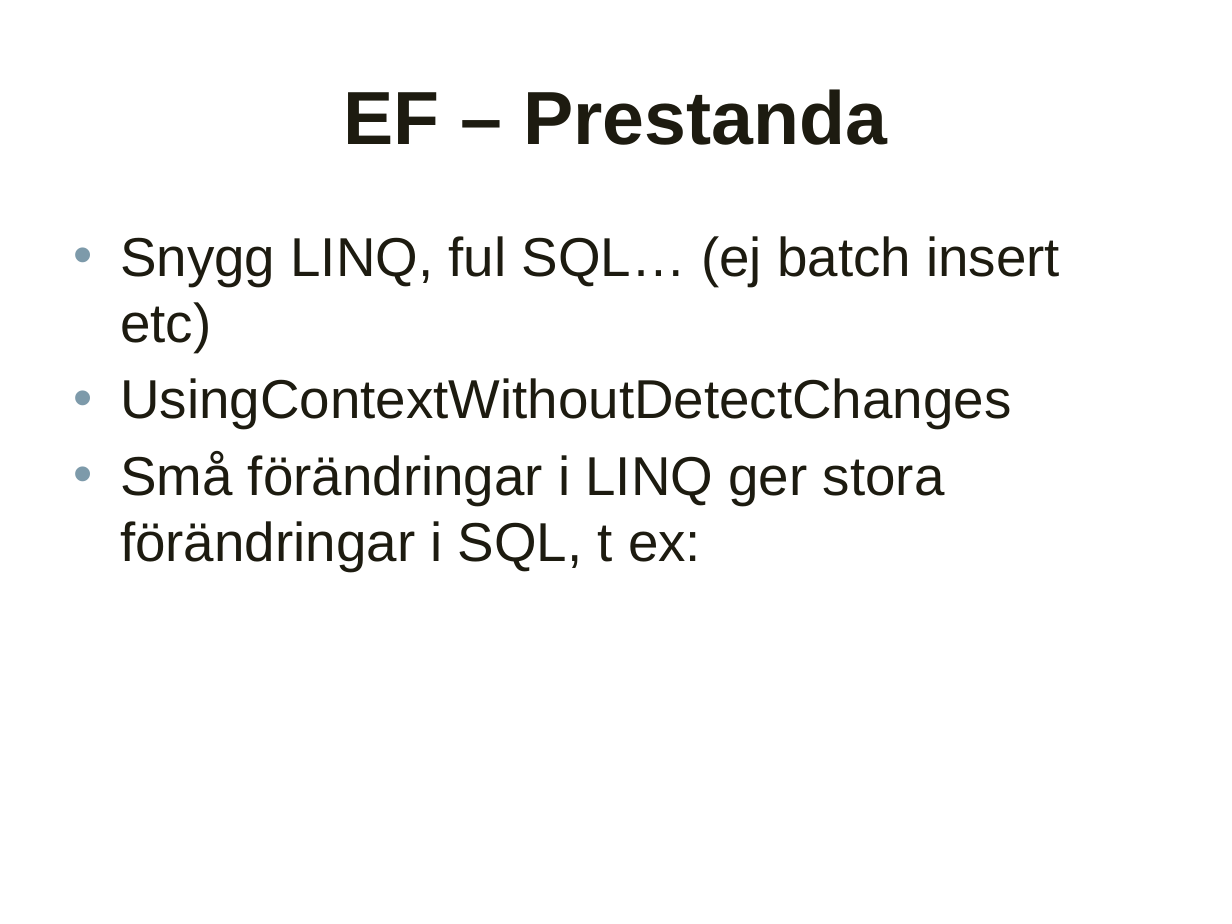
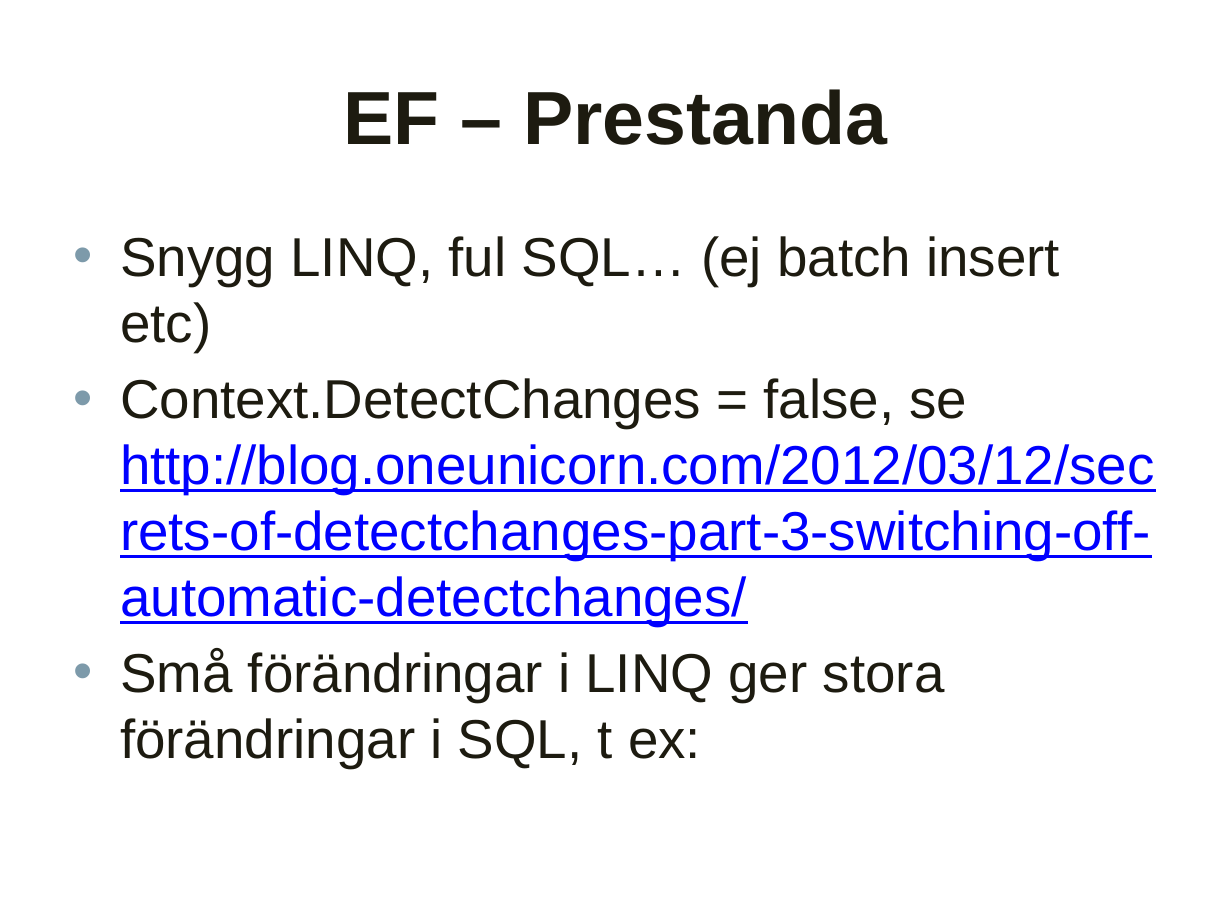
Before and after one commit to altenstedt/OpKoKo.15.2.WebApi, a slide deck: slide 6 of DataAccess.pptx. Drawn at 1232x924 pixels with LibreOffice and Linux fonts; fonts in the diff are those of the drawing; background and template pictures are left out. Boxes give left, top, right and bottom in pixels: in the first picture for what was removed or moved away, otherwise in the second. Text is boxed around its words. In the diff, an @@ line names an element or a change of style, - is before the commit and + after.

```diff
--- a/DataAccess.pptx
+++ b/DataAccess.pptx
@@ text at [120,378,1154,626]: text changed; text colour #1D1B10 to #0000FF @@
-• UsingContextWithoutDetectChanges
+• Context.DetectChanges = false, se http://blog.oneunicorn.com/2012/03/12/secrets-of-detectchanges-part-3-switching-off-automatic-detectchanges/
```
Also in this commit, not shown: 5 other slides changed, 1 other file.
